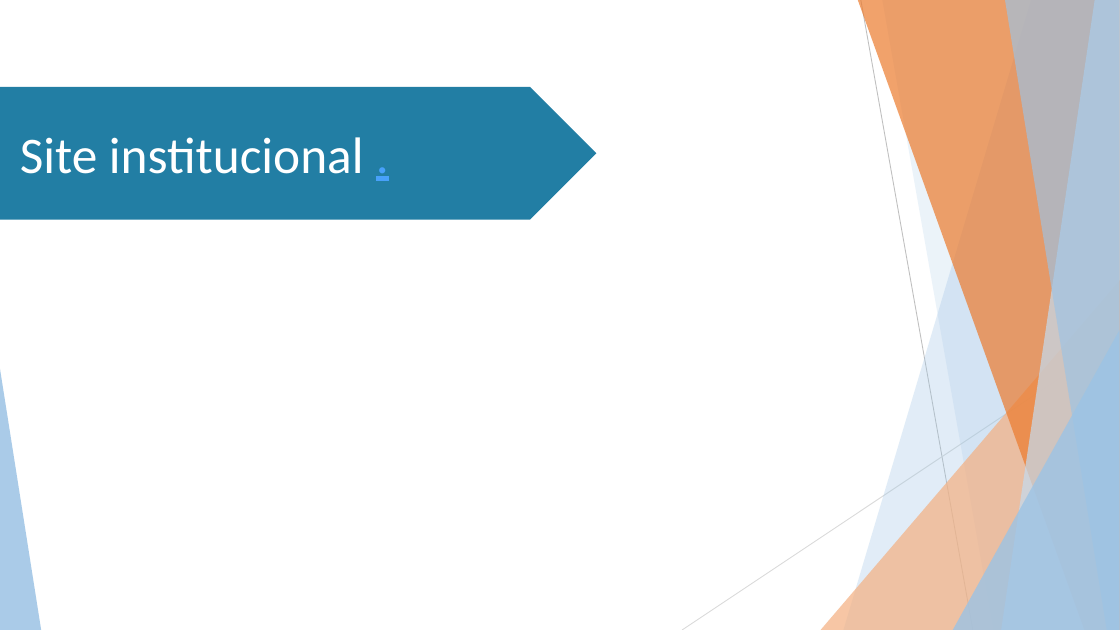
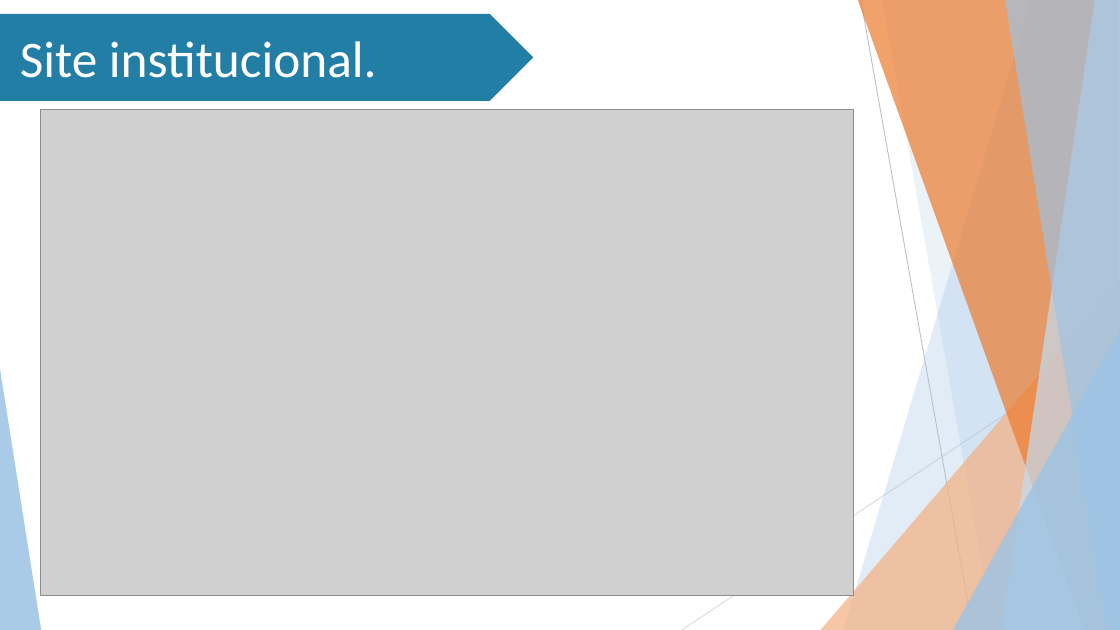
Before and after one commit to Stefany-hub/Projeto2.0, a slide deck: slide 16 of apresentação/MIT PPT (Projeto 2.0).pptx. Drawn at 1120x630 pixels with LibreOffice and Linux fonts; fonts in the diff are those of the drawing; grey boxes stand for pictures; background and template pictures are left out. Boxes give left, top, right and bottom in pixels: in the first picture for what was removed or moved away, otherwise in the second. Text is boxed around its words. In the diff, an @@ line names an element or a change of style, - is before the commit and + after.

```diff
--- a/apresentação/MIT PPT (Projeto 2.0).pptx
+++ b/apresentação/MIT PPT (Projeto 2.0).pptx
@@ pentagon arrow "Site institucional." resized from (x1=0, y1=87, x2=597, y2=219) to (x1=0, y1=14, x2=534, y2=102) @@
@@ text in pentagon arrow at (x1=20, y1=41, x2=377, y2=78): spaces changed @@
-Site institucional .
+Site institucional.
@@ picture added at (x1=40, y1=109, x2=854, y2=595) @@
```
Also in this commit, not shown: 1 other slide changed, 1 slide added, 1 slide removed.
